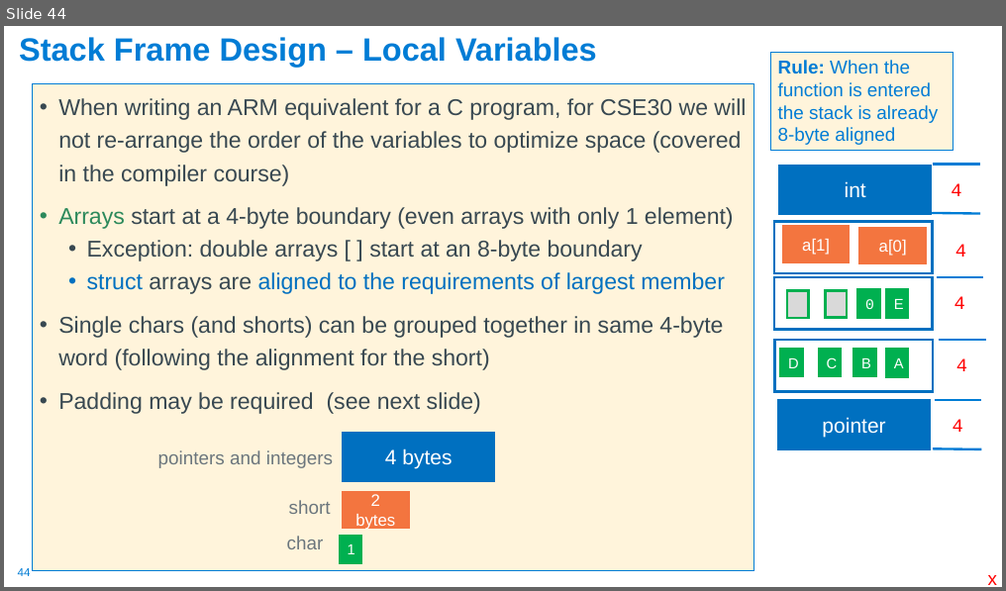
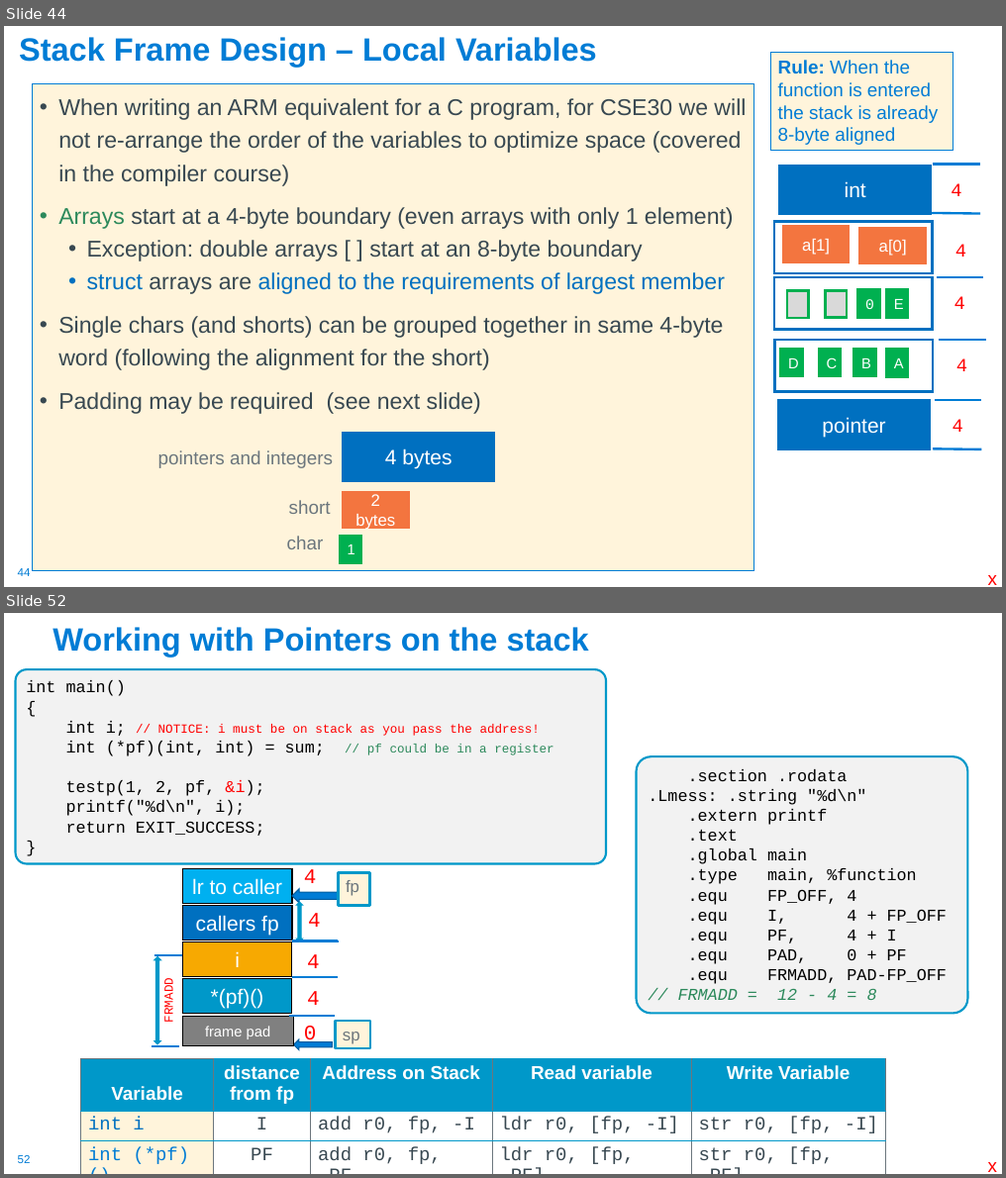
Before and after one commit to cse30-sp24/Muller-Slides, a slide deck: 07-Arm-Part4.pptx. Shown one above the other, each under a label of ours: slide 44 before the commit, slides 44 and 52 after it; the slides between them are not shown. The pictures are 1006x591 and 1006x1178 pixels, drawn with LibreOffice and Linux fonts; fonts in the diff are those of the drawing. Boxes give left, top, right and bottom in pixels: in the first picture for what was removed or moved away, otherwise in the second. Text is boxed around its words. In the diff, an @@ line names an element or a change of style, - is before the commit and + after.

```diff
--- a/07-Arm-Part4.pptx
+++ b/07-Arm-Part4.pptx
@@ slide 52 added at [4,613,1002,1174], background #FFFFFF; not listed: 1 template element that a slide beside it also shows @@
@@ title added at [53,627,589,657], 31 pt, text #007CD5, bold @@
+Working with Pointers on the stack
@@ rounded rectangle added at [15,669,606,864], fill #F2F2F2, outline #0098C9 2 pt, 16 pt, text #000000 @@
+int main()
+{
+int i; // NOTICE: i must be on stack as you pass the address!
+int (*pf)(int, int) = sum; // pf could be in a register
+testp(1, 2, pf, &i);
+printf("%d\n", i);
+return EXIT_SUCCESS;
+}
@@ rounded rectangle added at [637,757,968,1014], fill #F2F2F2, outline #0098C9 2 pt, 16 pt, text #000000 @@
+.section .rodata
+.Lmess: .string "%d\n"
+.extern printf
+.text
+.global main
+.type main, %function
+.equ FP_OFF, 4
+.equ I, 4 + FP_OFF
+.equ PF, 4 + I
+.equ PAD, 0 + PF
+.equ FRMADD, PAD-FP_OFF
+// FRMADD = 12 - 4 = 8
@@ group added at [152,868,370,1051]: 7 rectangles, 6 lines, 6 texts, 2 left arrows, 2 up down arrows @@
+lr to caller
+callers fp
+4
+4
+i
+4
+*(pf)()
+4
+fp
+sp
+frame pad
+0
+FRMADD
@@ table added at [81,1059,887,1171], 3 rows, 5 columns @@
+Variable | distance from fp | Address on Stack | Read variable | Write Variable
+int i | I | add r0, fp, -I | ldr r0, [fp, -I] | str r0, [fp, -I]
+int (*pf)() | PF | add r0, fp, -PF | ldr r0, [fp, -PF] | str r0, [fp, -PF]
@@ text added at [988,1162,997,1172], 18 pt, text #FF0000 @@
+x
```
Also in this commit, not shown: 31 slides changed, 4 other slides added, 3 other files.
